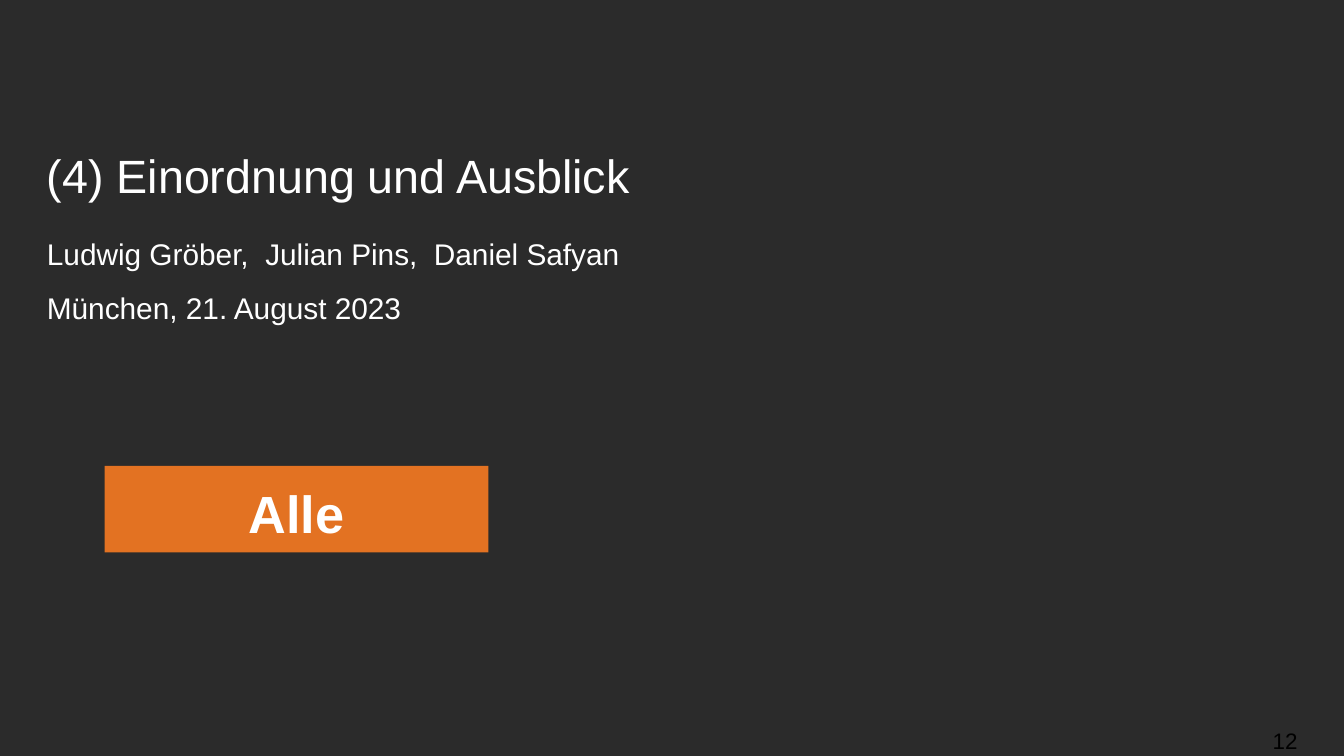
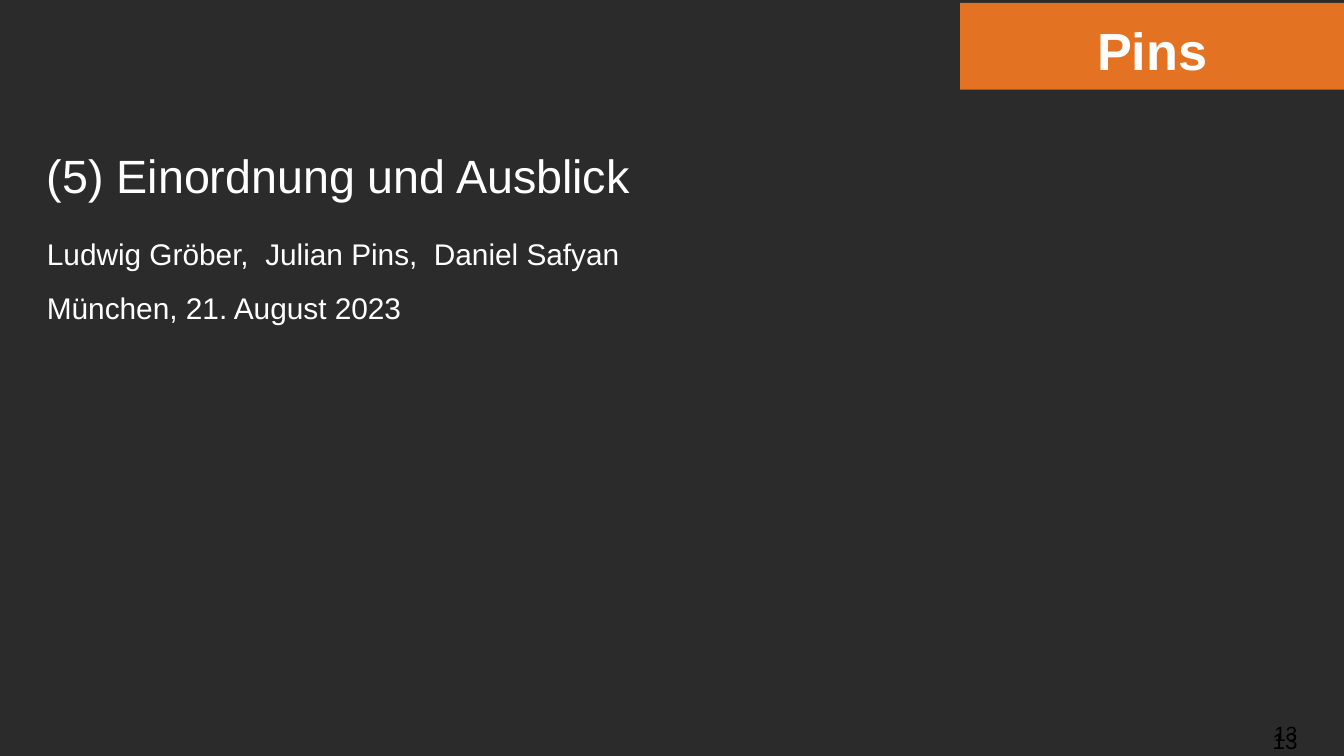
Before and after one commit to ludwiggr/ArSinH, a slide deck: slide 13 of Vortrag/Vortrag.pptx (slide 12 before the commit). Drawn at 1344x756 pixels with LibreOffice and Linux fonts; fonts in the diff are those of the drawing; background and template pictures are left out; a plain dark background stands for a picture behind light text. Boxes give left, top, right and bottom in pixels: in the first picture for what was removed or moved away, otherwise in the second. Text is boxed around its words. In the diff, an @@ line names an element or a change of style, - is before the commit and + after.

```diff
--- a/Vortrag/Vortrag.pptx
+++ b/Vortrag/Vortrag.pptx
@@ rectangle added at (960, 3, 1344, 89), fill #E37222, 28 pt, text #FFFFFF, bold @@
+Pins
@@ title at (47, 159, 629, 202): text changed @@
-(4) Einordnung und Ausblick
+(5) Einordnung und Ausblick
@@ rectangle removed at (105, 466, 489, 552) @@
-Alle
@@ page number added at (1273, 732, 1298, 749), 11 pt, text #000000 @@
+13
@@ page number at (1274, 727, 1297, 746): text changed @@
-12
+13
```
Also in this commit, not shown: 12 other slides changed, 4 slides added, 1 slide removed.
